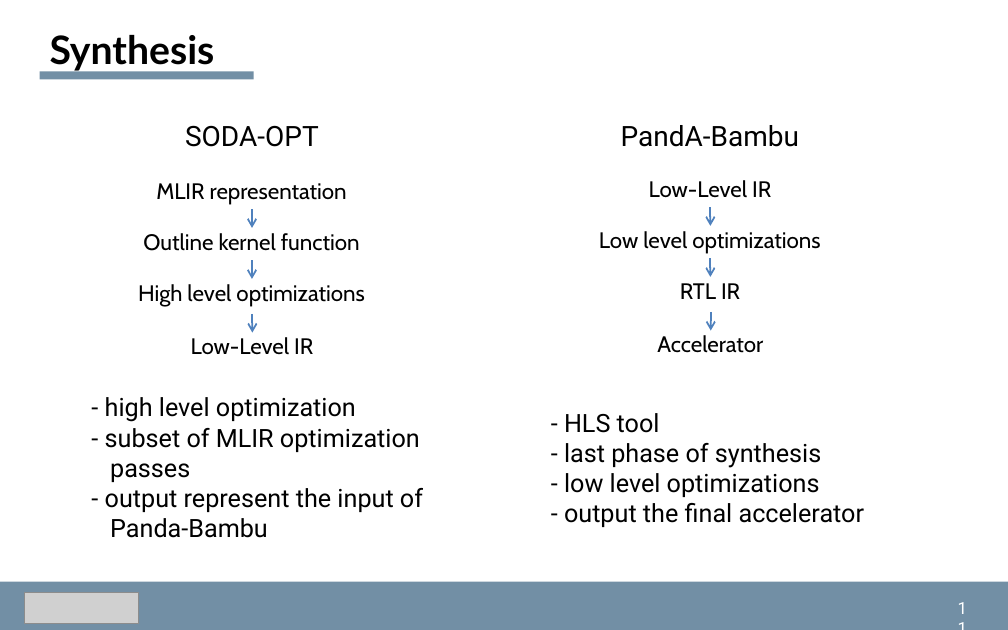
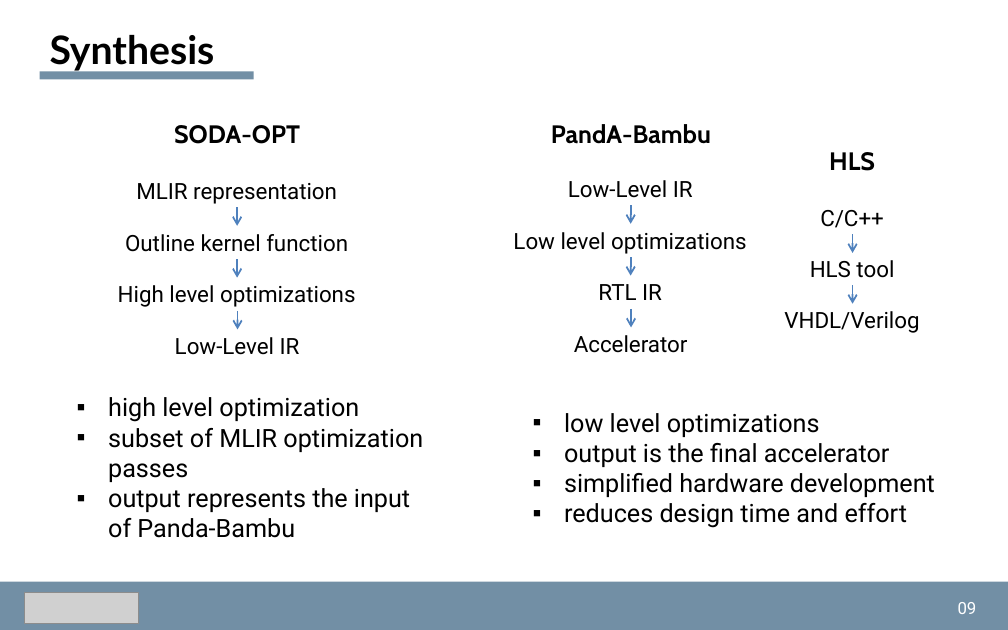
Before and after one commit to dmsgnn/master-thesis, a slide deck: slide 9 of docs/presentation/presentation.pptx (slide 10 before the commit). Drawn at 1008x630 pixels with LibreOffice and Linux fonts; fonts in the diff are those of the drawing; grey boxes stand for pictures. Boxes give left, top, right and bottom in pixels: in the first picture for what was removed or moved away, otherwise in the second. Text is boxed around its words. In the diff, an @@ line names an element or a change of style, - is before the commit and + after.

```diff
--- a/docs/presentation/presentation.pptx
+++ b/docs/presentation/presentation.pptx
@@ text "SODA-OPT": place and size @@
-text "SODA-OPT" at [185, 125, 319, 147]
+text "SODA-OPT" at [174, 125, 300, 144]
@@ text "SODA-OPT" at [174, 125, 300, 144]: size 20 to 18 pt, font Roboto to Cabin, bold on @@
@@ text "PandA-Bambu" at [551, 124, 711, 144]: size 20 to 18 pt, font Roboto to Cabin, bold on @@
@@ text "PandA-Bambu": place and size @@
-text "PandA-Bambu" at [621, 125, 800, 147]
+text "PandA-Bambu" at [551, 124, 711, 144]
@@ text added at [829, 152, 875, 171], 18 pt, text #000000, bold @@
+HLS
@@ 4 texts, 2 arrows: place and size @@
-4 texts, 2 arrows at [138, 183, 364, 355]
+4 texts, 2 arrows at [118, 183, 356, 355]
@@ 4 texts, 2 arrows: place and size @@
-4 texts, 2 arrows at [599, 180, 820, 353]
+4 texts, 2 arrows at [513, 180, 747, 353]
@@ font Cabin to Roboto in 8 elements at [175, 337, 300, 355], [136, 183, 337, 204], [118, 285, 356, 307], [125, 234, 348, 252], [574, 335, 688, 353], [568, 180, 693, 198], [513, 232, 747, 254], [598, 284, 662, 300] @@
@@ group added at [784, 210, 919, 333]: 3 texts, 2 arrows @@
+C/C++
+HLS tool
+VHDL/Verilog
@@ arrow moved from (252, 314) - (252, 333) to (238, 310) - (238, 330) @@
@@ arrow moved from (711, 311) - (711, 331) to (631, 308) - (631, 328) @@
@@ text at [108, 397, 423, 538]: text changed @@
-- high level optimization
-- subset of MLIR optimization
-passes
-- output represent the input of
-Panda-Bambu
+▪ high level optimization
+▪ subset of MLIR optimization passes
+▪ output represents the input
+  of Panda-Bambu
@@ text at [564, 413, 935, 528]: text changed @@
-- HLS tool
-- last phase of synthesis
-- low level optimizations
-- output the final accelerator
+▪ low level optimizations
+▪ output is the final accelerator
+▪ simplified hardware development
+▪ reduces design time and effort
@@ text at [958, 602, 977, 614]: text changed @@
-11
+09
```
Also in this commit, not shown: 16 other slides changed, 1 other file.
